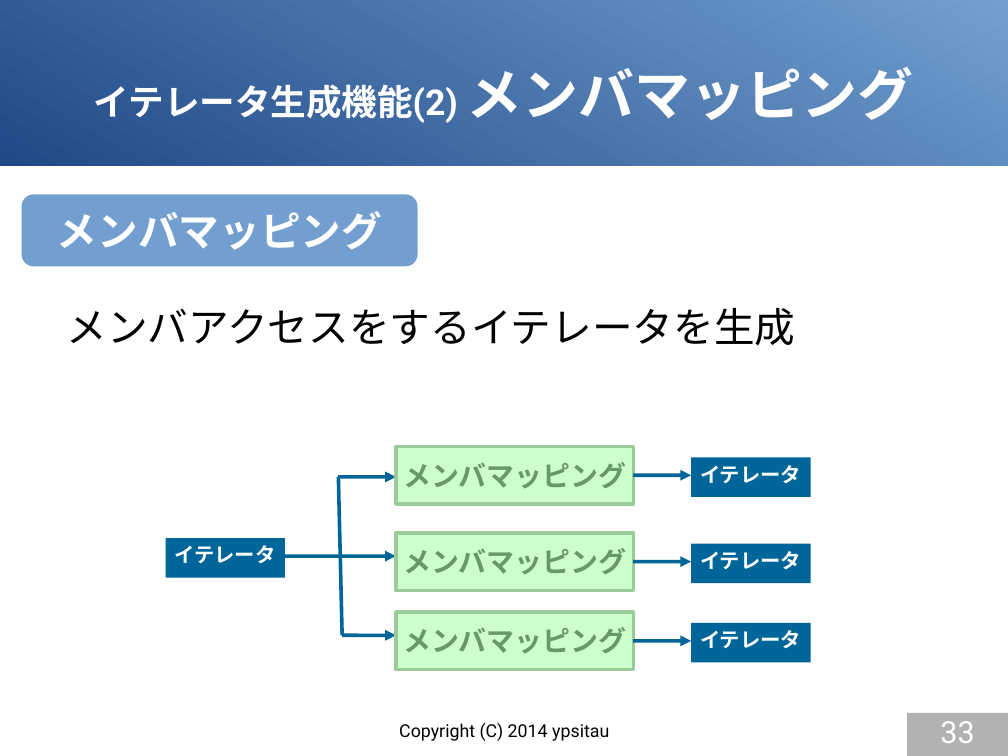
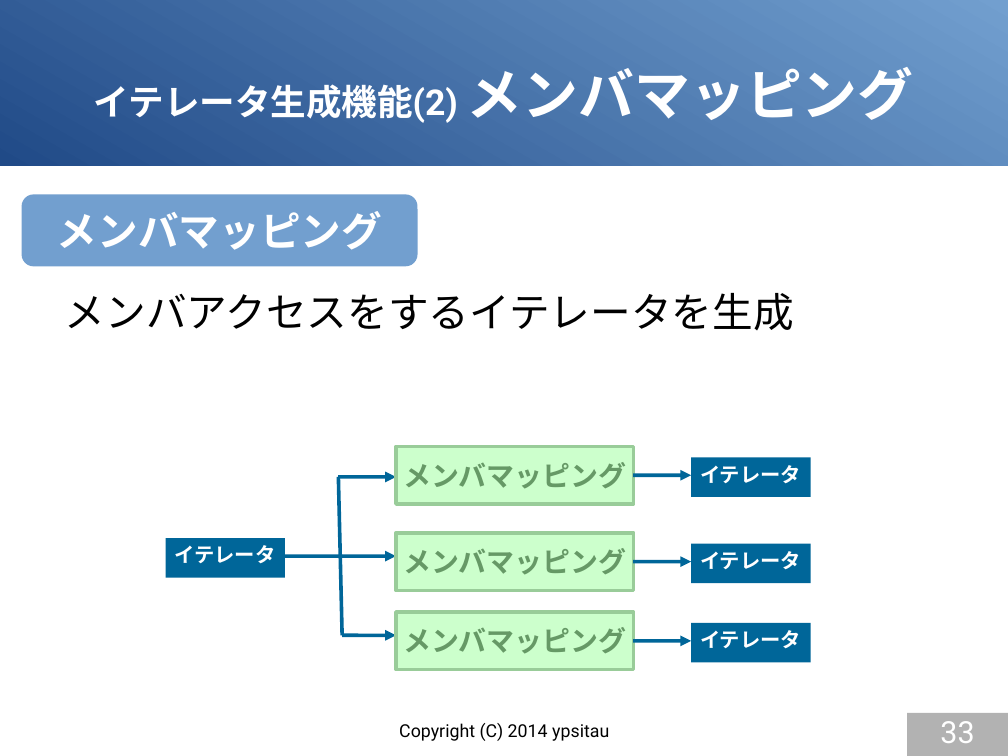
Before and after one commit to gura-lang/gura-doc, a slide deck: slide 33 of presentation/gura-introduction.odp. Drawn at 1008x756 pixels with LibreOffice and Linux fonts; fonts in the diff are those of the drawing. Boxes give left, top, right and bottom in pixels: in the first picture for what was removed or moved away, otherwise in the second. Text is boxed around its words. In the diff, an @@ line names an element or a change of style, - is before the commit and + after.

```diff
--- a/presentation/gura-introduction.odp
+++ b/presentation/gura-introduction.odp
@@ text "メンバアクセスをするイテレータを生成": place and size @@
-text "メンバアクセスをするイテレータを生成" at bbox=[67, 308, 796, 345]
+text "メンバアクセスをするイテレータを生成" at bbox=[65, 293, 794, 330]
```
Also in this commit, not shown: 6 other slides changed.
